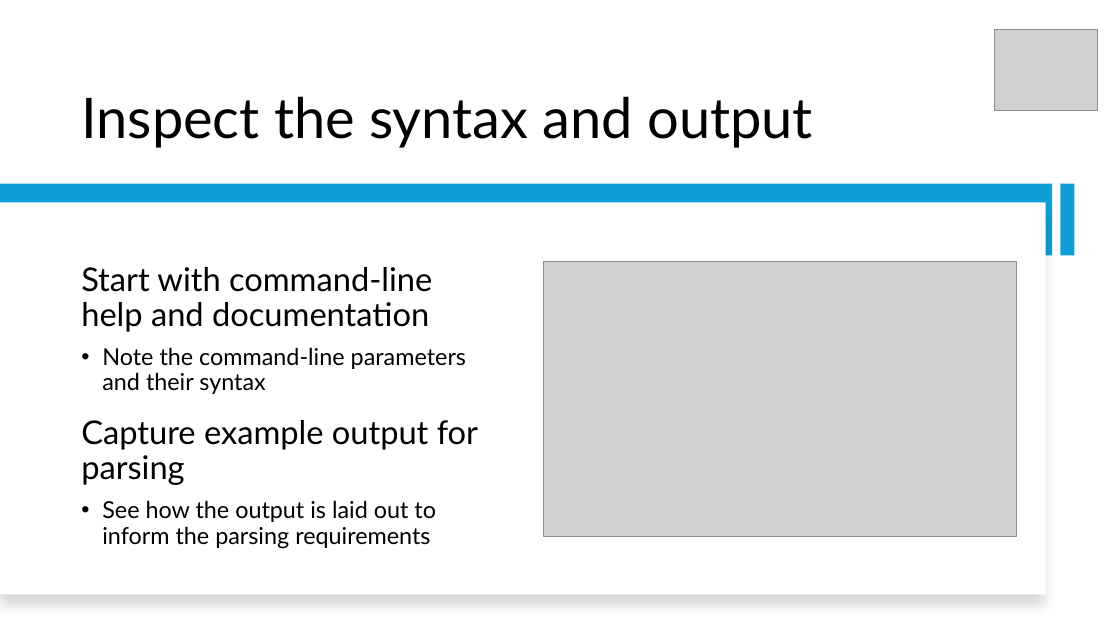
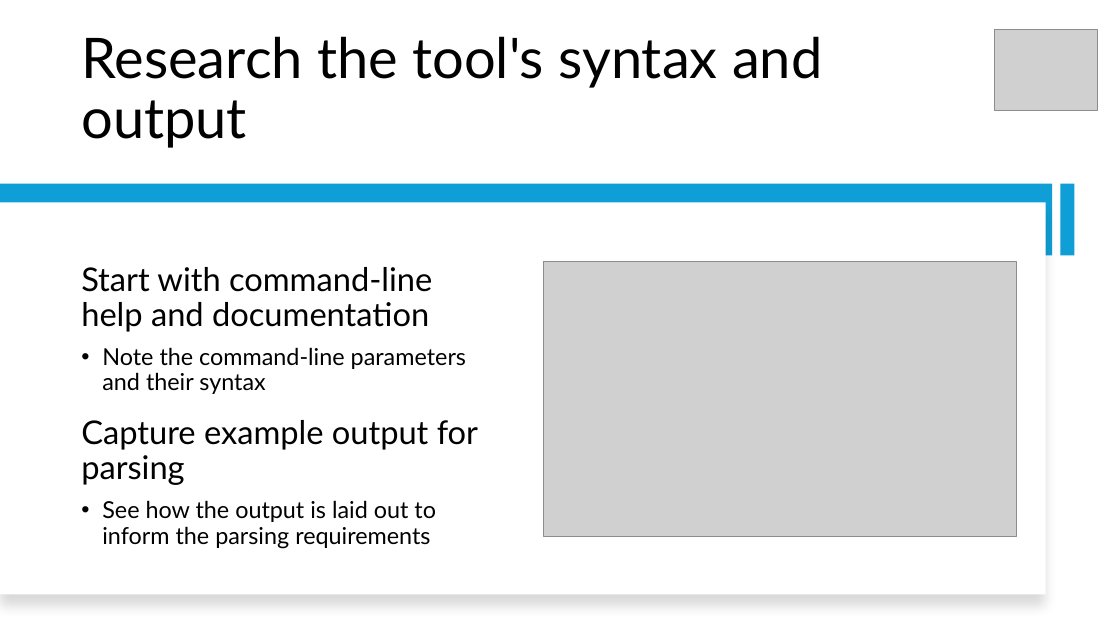
Before and after one commit to sdwheeler/seanonit, a slide deck: slide 4 of pptfiles/CrescendoV2.pptx. Drawn at 1120x630 pixels with LibreOffice and Linux fonts; fonts in the diff are those of the drawing; grey boxes stand for pictures. Boxes give left, top, right and bottom in pixels: in the first picture for what was removed or moved away, otherwise in the second. Text is boxed around its words. In the diff, an @@ line names an element or a change of style, - is before the commit and + after.

```diff
--- a/pptfiles/CrescendoV2.pptx
+++ b/pptfiles/CrescendoV2.pptx
@@ title at [81, 36, 822, 148]: text changed @@
-Inspect the syntax and output
+Research the tool's syntax and output
```
Also in this commit, not shown: 5 other slides changed, 2 slides added, 1 slide removed, 43 other files.
